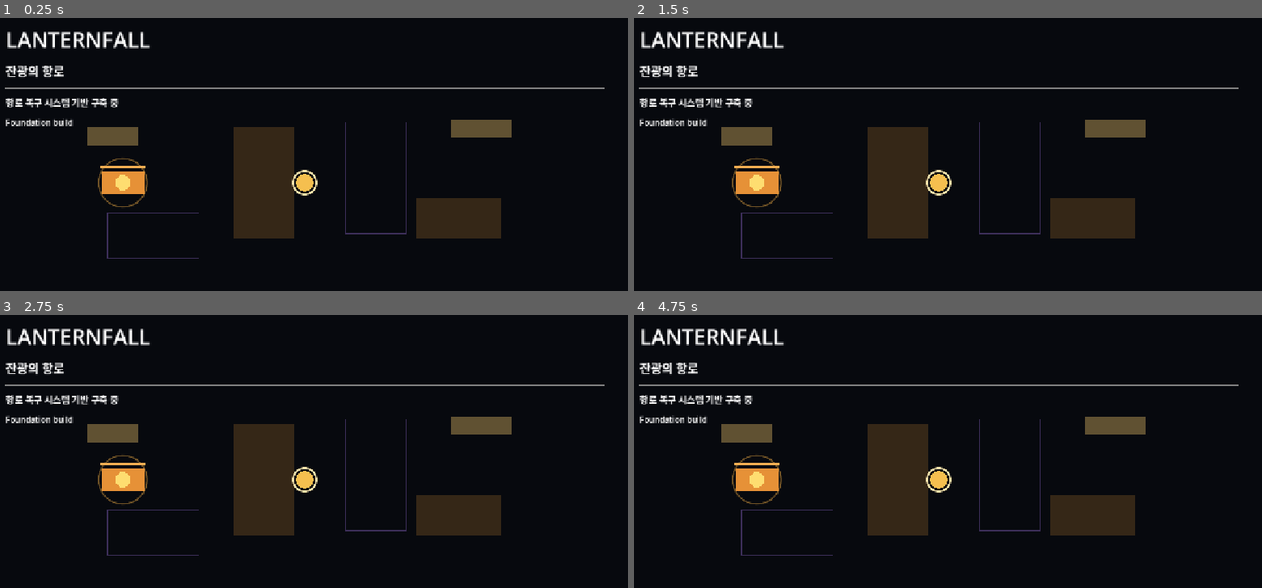
Above: before the commit, frames 1-4 (two rows, left to right).
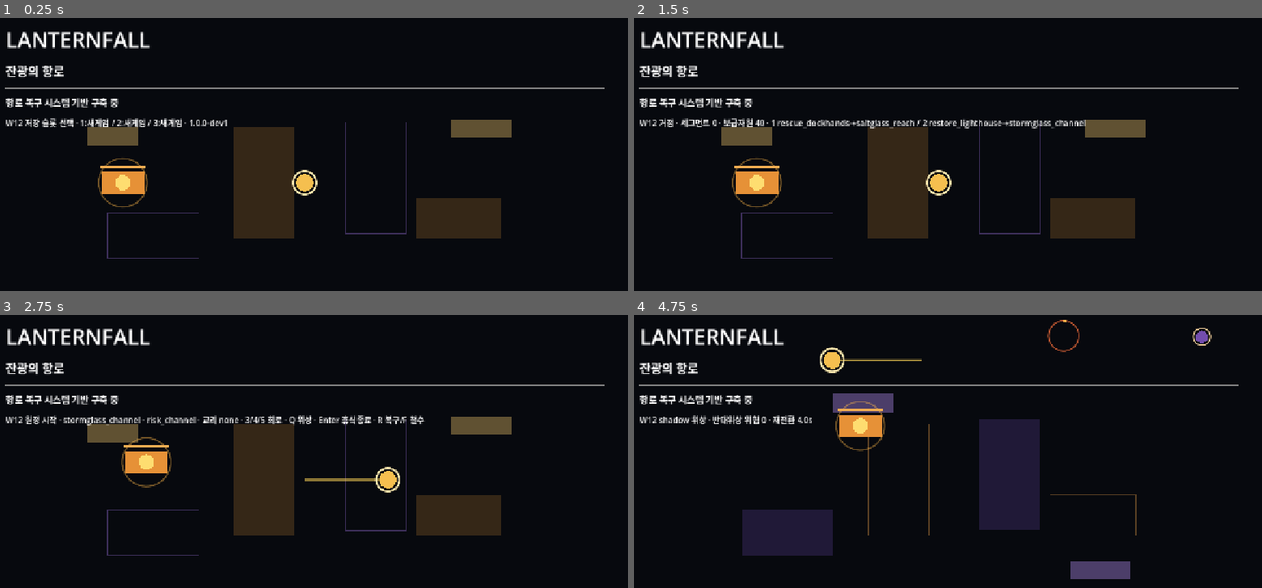
Above: after the commit, the same moments.

Repository: shaterguy/temporary-repository
Game: Godot game, scene res://game/ui/main_shell.tscn
The game is run twice, just before and just after one commit, with the same random seed, the same clock (stepped at 60 frames per second) and the same inputs.
Inputs:
- Up to frame 1 (0.25 s): no input
- Up to frame 2 (1.5 s): tap Enter at 0.5 s; hold D 0.53-1.28 s; tap 1 at 0.6 s; tap Space at 0.77, 1.25 s; hold S from 1.28 s (still down); tap 3 at 1.35 s
- Up to frame 3 (2.75 s): tap Space at 1.52 s; tap Enter at 2 s; release S at 2.03 s; hold D from 2.03 s (still down); tap 2 at 2.1 s
- Up to frame 4 (4.75 s): release D at 2.78 s; hold W 2.78-3.53 s; tap 4 at 2.85 s; tap Space at 3.02, 3.77, 4.52 s; hold A from 3.53 s (still down); tap 5 at 3.6 s; tap Q at 4.35 s

The runs differ from the first frame. In frame 1, 0.6% of the frame differs, in the area x 0-37%, y 36-40%; in frame 2, 1.2%; in frame 3, 3.0%; in frame 4, 18%, in the area x 0-93%, y 1-97%.
Error before the commit: Parse Error: Cannot infer the type of "expedition_id" variable because the value doesn't have a set type. (res://game/world/campaign_runtime.gd:143)

Commit message:
fix: type W12 campaign persistence values

Diff:
--- a/game/world/campaign_runtime.gd
+++ b/game/world/campaign_runtime.gd
@@ -29,7 +29,7 @@
 func start_new(slot: int, campaign_seed: int, overwrite: bool = false) -> Dictionary:
     if not _valid_slot(slot):
         return {"ok": false, "status": "INVALID_SLOT"}
-    var metadata := SaveStoreScript.slot_metadata(slot, save_root)
+    var metadata: Dictionary = SaveStoreScript.slot_metadata(slot, save_root)
     if bool(metadata.get("occupied", false)) and not overwrite:
         return {"ok": false, "status": "SLOT_OCCUPIED"}
     if overwrite:
@@ -39,7 +39,7 @@
     active_slot = slot
     sequence = 0
     loaded = true
-    var save_result := _write_candidate(world, {}, "", "new_game")
+    var save_result: Dictionary = _write_candidate(world, {}, "", "new_game")
     if not bool(save_result.get("ok", false)):
         loaded = false
         active_slot = -1
@@ -57,7 +57,7 @@
 func load_slot(slot: int) -> Dictionary:
     if not _valid_slot(slot):
         return {"ok": false, "status": "INVALID_SLOT"}
-    var read_result := SaveStoreScript.read_slot(slot, save_root)
+    var read_result: Dictionary = SaveStoreScript.read_slot(slot, save_root)
     if not bool(read_result.get("ok", false)):
         return {
             "ok": false,
@@ -66,8 +66,8 @@
         }
     var envelope: Dictionary = read_result.get("envelope", {})
     var payload: Dictionary = envelope.get("payload", {})
-    var restored := world.restore_save_payload(payload)
-    var legacy_payload := false
+    var restored: bool = world.restore_save_payload(payload)
+    var legacy_payload: bool = false
     if not restored:
         legacy_payload = world.restore_snapshot(payload)
         restored = legacy_payload
@@ -99,12 +99,12 @@
         return begin_result
     if not candidate.suspend_current_expedition({}):
         return {"ok": false, "status": "INITIAL_SUSPEND_FAILED"}
-    var save_result := _write_candidate(candidate, {}, "", "departure_choice")
+    var save_result: Dictionary = _write_candidate(candidate, {}, "", "departure_choice")
     if not bool(save_result.get("ok", false)):
         return save_result
     if not world.restore_snapshot(candidate.snapshot()):
         return {"ok": false, "status": "COMMITTED_STATE_RESTORE_FAILED"}
-    var result := begin_result.duplicate(true)
+    var result: Dictionary = begin_result.duplicate(true)
     result["save_status"] = save_result.get("status", "SAVED")
     result["sequence"] = sequence
     return result
@@ -115,11 +115,11 @@
         return {"ok": false, "status": "NOT_LOADED"}
     if not _is_json_safe(runtime_state):
         return {"ok": false, "status": "RUNTIME_STATE_NOT_JSON_SAFE"}
-    var before := world.snapshot()
+    var before: Dictionary = world.snapshot()
     if world.state == WorldCampaignModelScript.STATE_EXPEDITION:
         if not world.suspend_current_expedition(runtime_state):
             return {"ok": false, "status": "SUSPEND_FAILED"}
-    var result := _write_candidate(world, runtime_state, "", reason)
+    var result: Dictionary = _write_candidate(world, runtime_state, "", reason)
     if not bool(result.get("ok", false)):
         world.restore_snapshot(before)
     return result
@@ -140,17 +140,17 @@
     var candidate = WorldCampaignModelScript.new()
     if not candidate.restore_snapshot(world.snapshot()):
         return {"ok": false, "status": "CANDIDATE_RESTORE_FAILED"}
-    var expedition_id := candidate.active_expedition_id
+    var expedition_id: String = str(candidate.active_expedition_id)
     if expedition_id.is_empty():
         return {"ok": false, "status": "MISSING_EXPEDITION_ID"}
-    var settlement_id := "settlement:%s" % expedition_id
-
-    var summary := observation_summary.duplicate(true)
+    var settlement_id: String = "settlement:%s" % expedition_id
+
+    var summary: Dictionary = observation_summary.duplicate(true)
     var previous_summary: Dictionary = candidate.cross_run_state.get(
         "doctrine_observation_summary",
         {}
     )
-    var previous_failure_streak := maxi(0, int(previous_summary.get("failure_streak", 0)))
+    var previous_failure_streak: int = maxi(0, int(previous_summary.get("failure_streak", 0)))
     summary["failure_streak"] = previous_failure_streak + 1 if outcome == "failed" else 0
 
     var settlement: Dictionary = candidate.settle_expedition(
@@ -163,17 +163,17 @@
     if not bool(settlement.get("ok", false)):
         return settlement
 
-    var next_plan := DisclosedDoctrineModelScript.select_plan(
+    var next_plan: Dictionary = DisclosedDoctrineModelScript.select_plan(
         summary,
         candidate.campaign_seed,
         candidate.segment_index
     )
-    var persisted_plan := DisclosedDoctrineModelScript.snapshot_plan(next_plan)
+    var persisted_plan: Dictionary = DisclosedDoctrineModelScript.snapshot_plan(next_plan)
     if persisted_plan.is_empty():
         return {"ok": false, "status": "DOCTRINE_PLAN_SNAPSHOT_FAILED"}
     candidate.set_cross_run_state(tactical_echo_record, summary, persisted_plan)
 
-    var save_result := _write_candidate(
+    var save_result: Dictionary = _write_candidate(
         candidate,
         {},
         settlement_id,
@@ -184,7 +184,7 @@
     if not world.restore_snapshot(candidate.snapshot()):
         return {"ok": false, "status": "COMMITTED_STATE_RESTORE_FAILED"}
 
-    var result := settlement.duplicate(true)
+    var result: Dictionary = settlement.duplicate(true)
     result["settlement_id"] = settlement_id
     result["save_status"] = save_result.get("status", "SAVED")
     result["sequence"] = sequence
@@ -226,22 +226,22 @@
 ) -> Dictionary:
     if not _valid_slot(active_slot):
         return {"ok": false, "status": "INVALID_ACTIVE_SLOT"}
-    var payload := candidate.make_save_payload(
+    var payload: Dictionary = candidate.make_save_payload(
         {},
         {
             "last_checkpoint_reason": reason,
             "runtime_schema": str(runtime_state.get("schema", "")),
         }
     )
-    var next_sequence := sequence + 1
-    var envelope := SaveStoreScript.make_envelope(payload, next_sequence, settlement_id)
+    var next_sequence: int = sequence + 1
+    var envelope: Dictionary = SaveStoreScript.make_envelope(payload, next_sequence, settlement_id)
     if not _is_json_safe(envelope):
         return {"ok": false, "status": "SAVE_PAYLOAD_NOT_JSON_SAFE"}
-    var write_result := SaveStoreScript.write_slot(active_slot, envelope, save_root)
+    var write_result: Dictionary = SaveStoreScript.write_slot(active_slot, envelope, save_root)
     last_save_status = str(write_result.get("status", "UNKNOWN"))
     if bool(write_result.get("ok", false)):
         sequence = int(write_result.get("sequence", next_sequence))
-    var result := write_result.duplicate(true)
+    var result: Dictionary = write_result.duplicate(true)
     result["slot"] = active_slot
     result["reason"] = reason
     return result
